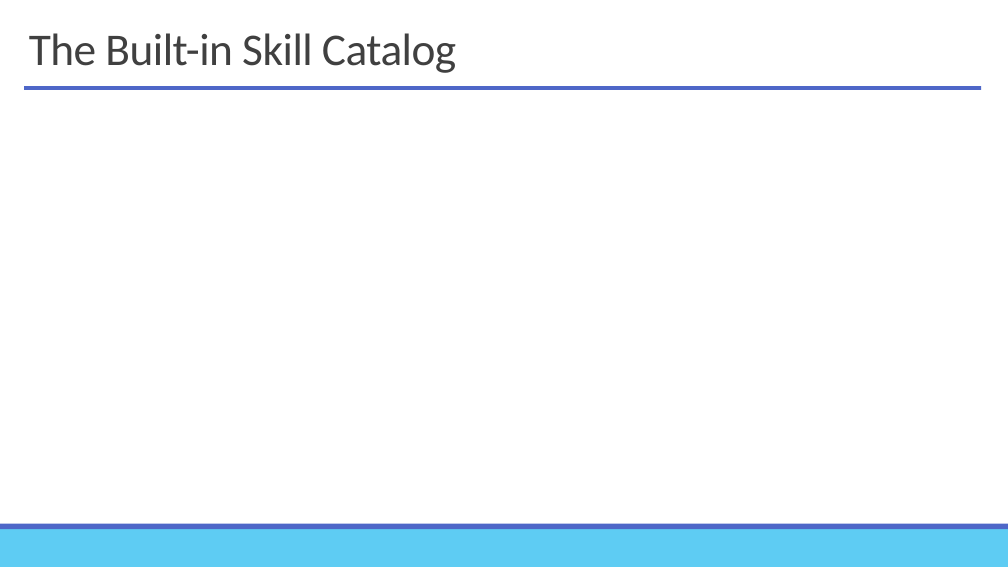
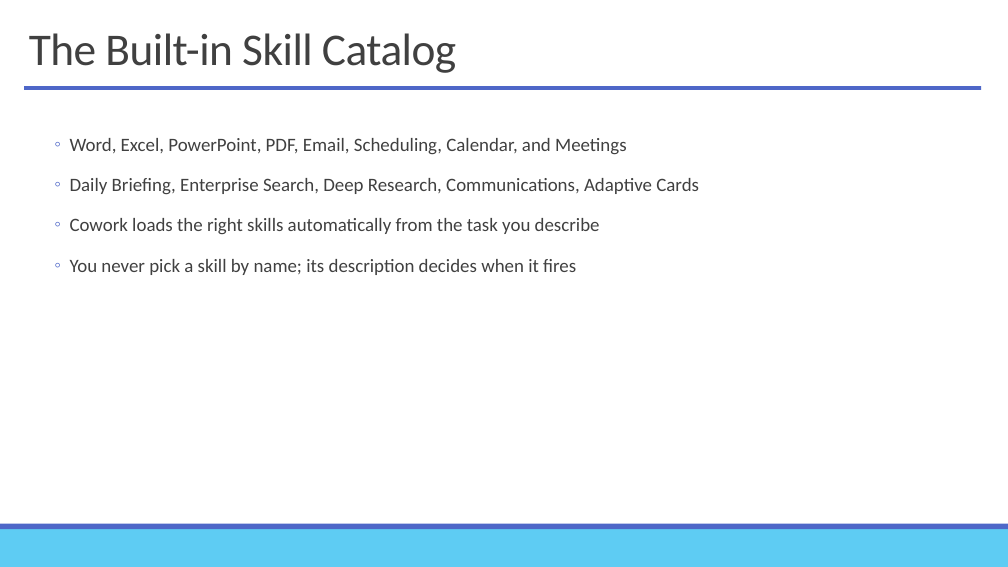
Before and after one commit to alexander-kastil/copilot-studio-agents, a slide deck: slide 9 of assets/pptx/02-Microsoft 365 Copilot Cowork.pptx. Drawn at 1008x567 pixels with LibreOffice and Linux fonts; fonts in the diff are those of the drawing; background and template pictures are left out. Boxes give left, top, right and bottom in pixels: in the first picture for what was removed or moved away, otherwise in the second. Text is boxed around its words. In the diff, an @@ line names an element or a change of style, - is before the commit and + after.

Commit message:
feat(assets): add new presentation and image file
- Added 02-Microsoft 365 Copilot Cowork.pptx to assets/pptx
- Added image.png to instructions

```diff
--- a/assets/pptx/02-Microsoft 365 Copilot Cowork.pptx
+++ b/assets/pptx/02-Microsoft 365 Copilot Cowork.pptx
@@ text added at bbox=[70, 138, 699, 275], 18 pt, text #404040 @@
+  ◦ Word, Excel, PowerPoint, PDF, Email, Scheduling, Calendar, and Meetings
+  ◦ Daily Briefing, Enterprise Search, Deep Research, Communications, Adaptive Cards
+  ◦ Cowork loads the right skills automatically from the task you describe
+  ◦ You never pick a skill by name; its description decides when it fires
```
Also in this commit, not shown: 12 other slides changed, 1 other file.
